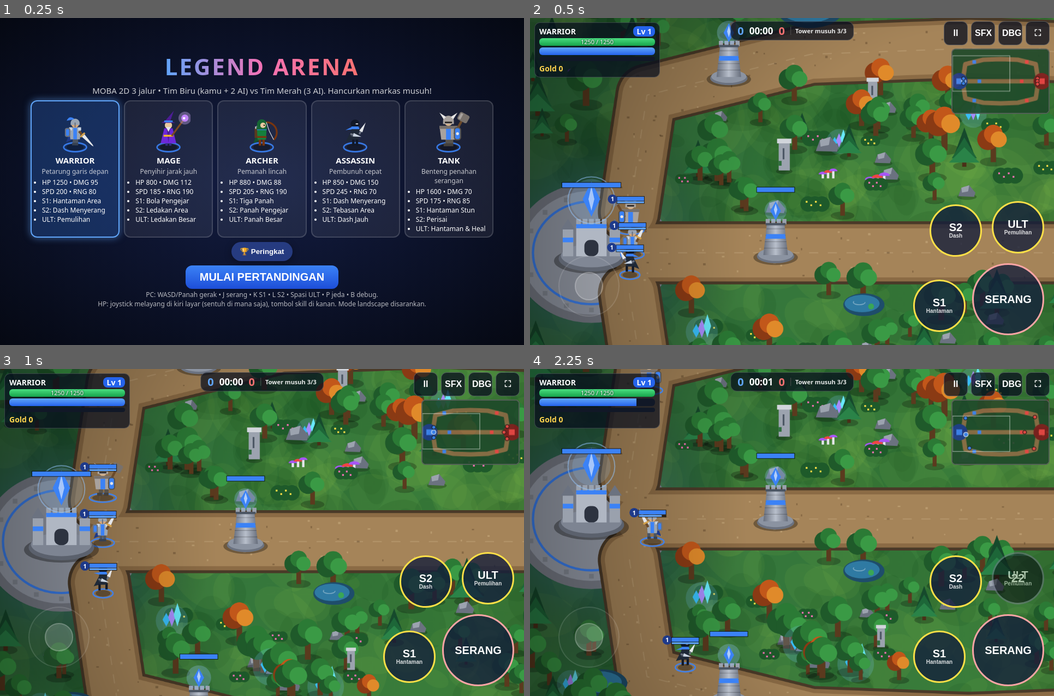
Above: before the commit, frames 1-4 (two rows, left to right).
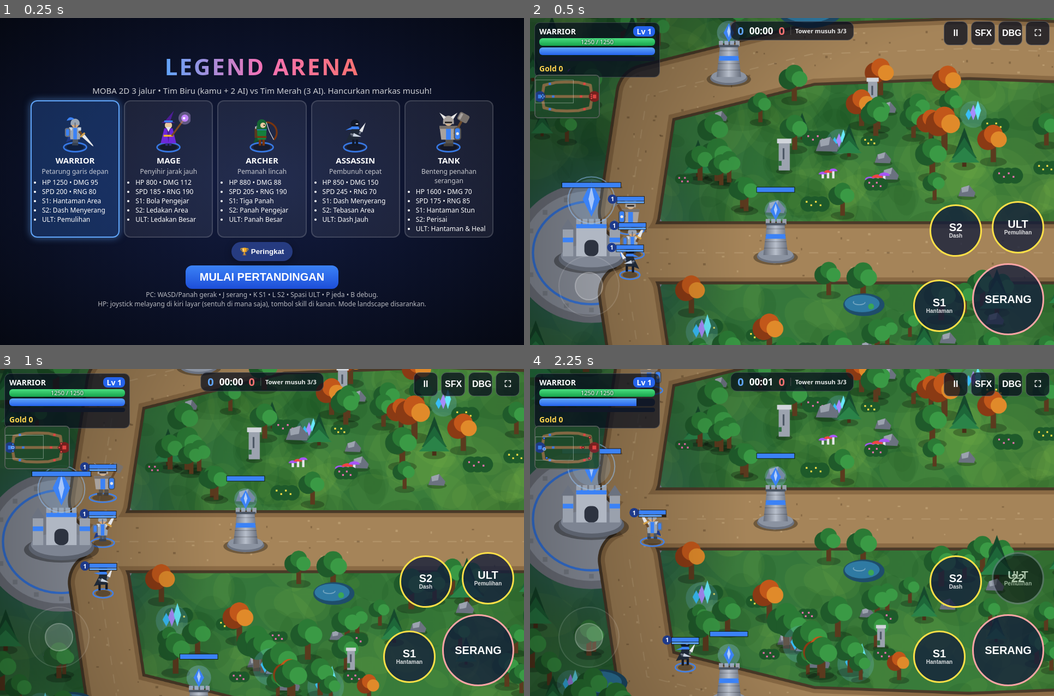
Above: after the commit, the same moments.

Repository: vexelkang-cell/gamepai
Game: browser game, page games/vexel-legend/index.html
Same seed, same stepped clock (60 frames per second), same inputs: the game is played once before the commit and once after it.
Inputs:
- Up to frame 1 (0.25 s): no input
- Up to frame 2 (0.5 s): click "MULAI PERTANDINGAN" at 0.27 s
- Up to frame 3 (1 s): no input
- Up to frame 4 (2.25 s): hold Right 1.03-1.53 s; tap Space at 1.1, 1.6, 2.1 s; hold Down 1.58-1.85 s; hold Left from 1.9 s (still down)

Frame 1 is identical in both runs. In frame 2, 4.4% of the frame differs, in the area x 0-100%, y 9-31%; in frame 3, 4.1%; in frame 4, 4.5%.

Commit message:
Resize minimap and move below gold on left

Diff:
--- a/games/vexel-legend/index.html
+++ b/games/vexel-legend/index.html
@@ -29,7 +29,7 @@
 #topBtns{position:absolute;right:max(8px,env(safe-area-inset-right));top:6px;display:flex;gap:6px;pointer-events:auto}
 #topBtns button{width:clamp(30px,8vmin,44px);height:clamp(30px,8vmin,44px);border-radius:10px;border:1px solid rgba(255,255,255,.25);background:rgba(8,14,30,.75);color:#fff;font-weight:700;font-size:clamp(11px,3vmin,16px)}
 #topBtns button.on{background:#b45309}
-#minimap{position:absolute;right:max(8px,env(safe-area-inset-right));top:calc(clamp(30px,8vmin,44px) + 12px);width:min(26vw,180px);aspect-ratio:3/2;border:2px solid rgba(255,255,255,.3);border-radius:8px;background:#0a1a10;opacity:.92}
+#minimap{position:absolute;left:max(8px,env(safe-area-inset-left));right:auto;top:calc(8px + clamp(96px,15vmin,116px));width:min(18vw,120px);aspect-ratio:3/2;border:2px solid rgba(255,255,255,.3);border-radius:8px;background:#0a1a10;opacity:.92}
 #joyZone{position:absolute;left:0;top:18%;bottom:0;width:50%;pointer-events:auto;touch-action:none}
 #joyBase{position:absolute;width:112px;height:112px;margin:-56px 0 0 -56px;border-radius:50%;border:2px solid rgba(255,255,255,.35);background:rgba(255,255,255,.08);opacity:.35;left:18vmin;bottom:18vmin;transform:translate(0,50%)}
 #joyBase.active{opacity:.9}
